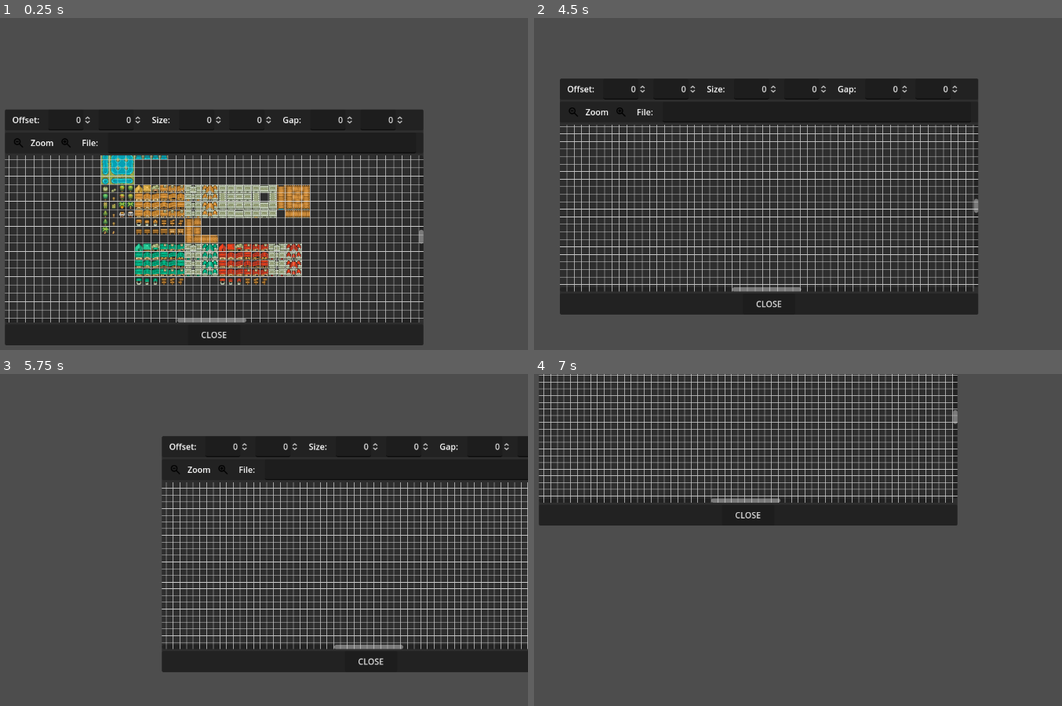
Above: before the commit, frames 1-4 (two rows, left to right).
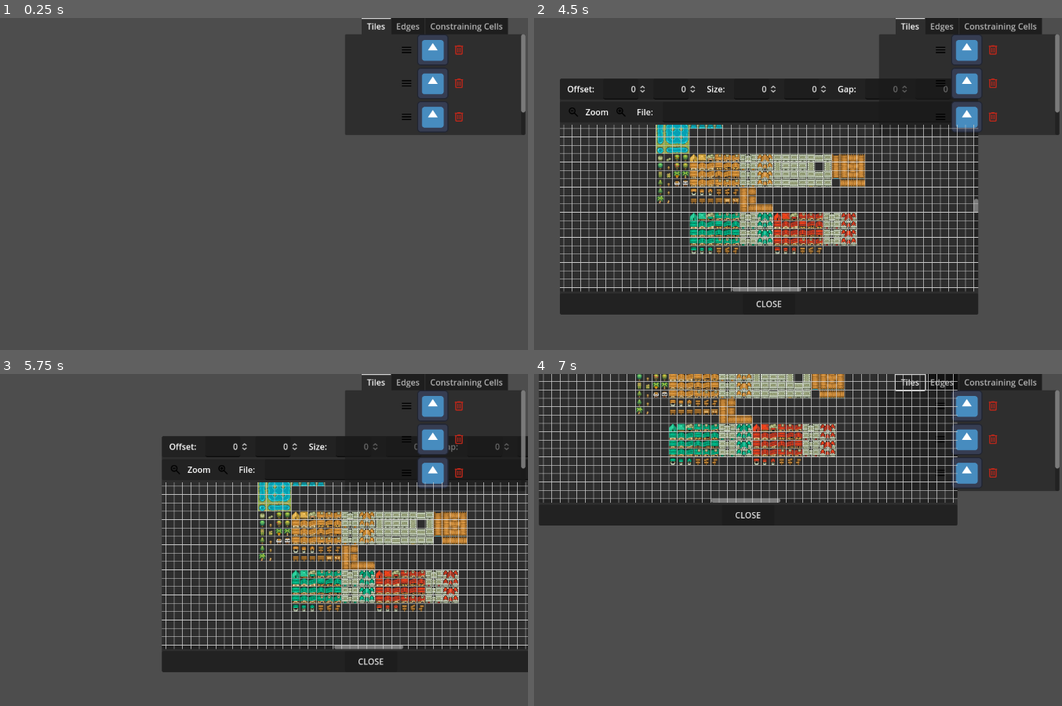
Above: after the commit, the same moments.

Repository: jSiderius/WFC-Engine
Game: Godot game, scene res://wfc editor/scenes/settings.tscn
Same seed, same stepped clock (60 frames per second), same inputs: the game is played once before the commit and once after it. Before the commit the project starts from res://wfc editor/scenes/sprite_splitter.tscn. The engine's default icon, where the game draws it, is replaced by a stand-in: a white triangle on a blue panel in a dark square.
Inputs (mouse positions are in pixels of both pictures, inside the frame that each line leads up to):
- Up to frame 1 (0.25 s): no input
- Up to frame 2 (4.5 s): click (966, 51) at 0.52 s; click (555, 144) at 1.25 s; click (602, 144) at 2 s; click (966, 150) at 2.77 s; click (940, 51) at 3.52 s; tap Enter at 4.25 s; drag from (750, 227) to (808, 134) at 4.27 s
- Up to frame 3 (5.75 s): tap Space at 5 s; drag from (89, 603) to (184, 666) at 5.02 s
- Up to frame 4 (7 s): tap Enter at 5.75 s; move the mouse to (808, 490) at 5.77 s; hold Up (ui_up) 5.78-6.5 s; click (808, 490) at 5.92 s; tap Space at 6.5 s; drag from (718, 666) to (560, 520) at 6.52 s

The runs differ from the first frame. In frame 1, 62% of the frame differs, in the area x 0-100%, y 0-99%; in frame 2, 29%; in frame 3, 25%; in frame 4, 23%.

Commit message:
Added close button to splicer, settings can instantiate splicer

Diff:
--- a/project.godot
+++ b/project.godot
@@ -11,7 +11,7 @@
 [application]
 
 config/name="WFC Engine"
-run/main_scene="res://wfc editor/scenes/sprite_splitter.tscn"
+run/main_scene="res://wfc editor/scenes/settings.tscn"
 config/features=PackedStringArray("4.3", "Forward Plus")
 config/icon="res://icon.svg"
 
--- a/wfc editor/scenes/sprite_splitter.tscn
+++ b/wfc editor/scenes/sprite_splitter.tscn
@@ -1,8 +1,8 @@
 [gd_scene load_steps=7 format=3 uid="uid://cex42gq7xbw5s"]
 
 [ext_resource type="Script" path="res://wfc editor/scripts/sprite_splitter.gd" id="1_l8iva"]
-[ext_resource type="Script" path="res://wfc editor/scenes/main_content_scroll.gd" id="2_dse3f"]
-[ext_resource type="Script" path="res://wfc editor/scenes/spin_box.gd" id="2_lh2kq"]
+[ext_resource type="Script" path="res://wfc editor/scripts/main_content_scroll.gd" id="2_dse3f"]
+[ext_resource type="Script" path="res://wfc editor/scripts/spin_box.gd" id="2_lh2kq"]
 [ext_resource type="Texture2D" uid="uid://6rr65xe0apqa" path="res://wfc editor/assets/zoom_out.svg" id="2_xa3cx"]
 [ext_resource type="Texture2D" uid="uid://64cstv6u4je8" path="res://wfc editor/assets/zoom_in.svg" id="3_53l1h"]
 [ext_resource type="Texture2D" uid="uid://csthmavorccln" path="res://tileset.png" id="5_npxeu"]
@@ -278,10 +278,9 @@
 size_flags_horizontal = 3
 mouse_filter = 2
 
-[node name="Button" type="Button" parent="Panel/VBoxContainer/Footer/HBoxContainer"]
+[node name="Close Button" type="Button" parent="Panel/VBoxContainer/Footer/HBoxContainer"]
 custom_minimum_size = Vector2(100, 0)
 layout_mode = 2
-mouse_filter = 2
 text = "CLOSE
 "
 
@@ -299,3 +298,4 @@
 [connection signal="value_changed" from="Panel/VBoxContainer/Header1/HBoxContainer/GapY" to="Panel" method="_on_gap_y_value_changed"]
 [connection signal="pressed" from="Panel/VBoxContainer/Header2/HBoxContainer/ZoomOutButton" to="Panel" method="_on_zoom_out_button_pressed"]
 [connection signal="pressed" from="Panel/VBoxContainer/Header2/HBoxContainer/ZoomInButton" to="Panel" method="_on_zoom_in_button_pressed"]
+[connection signal="pressed" from="Panel/VBoxContainer/Footer/HBoxContainer/Close Button" to="Panel" method="_on_close_button_pressed"]
--- a/wfc editor/scenes/tile_menu_item.tscn
+++ b/wfc editor/scenes/tile_menu_item.tscn
@@ -25,12 +25,12 @@
 layout_mode = 2
 size_flags_horizontal = 3
 
-[node name="TileMenuItem" type="TextureRect" parent="."]
-custom_minimum_size = Vector2(0, 60)
+[node name="TileSprite" type="TextureButton" parent="."]
+custom_minimum_size = Vector2(60, 60)
 layout_mode = 2
-texture = ExtResource("3_osawk")
-expand_mode = 2
-metadata/_edit_use_anchors_ = true
+texture_normal = ExtResource("3_osawk")
+ignore_texture_size = true
+stretch_mode = 4
 
 [node name="Spacer3" type="Control" parent="."]
 layout_mode = 2
@@ -47,4 +47,5 @@
 size_flags_horizontal = 3
 
 [connection signal="pressed" from="MenuButton" to="." method="_on_menu_button_pressed"]
+[connection signal="pressed" from="TileSprite" to="." method="_on_tile_sprite_pressed"]
 [connection signal="pressed" from="DeleteButton" to="." method="_on_delete_button_pressed"]
--- a/wfc editor/scenes/main_content_scroll.gd
+++ b/wfc editor/scripts/main_content_scroll.gd
@@ -11,12 +11,10 @@
 @onready var sprite = $Sprite
 
 func _ready():
-	# Update the grid whenever you want to change spacing
 	queue_redraw()
 
 func _draw():
 	# Draw custom background color
-	# draw_rect(Rect2(Vector2(0, 0), size), background_color)
 	var i : int = 0
 	var offset : float = 0.0
 	for x in range(sprite.position.x + grid_spacing_offset.x - grid_spacing_size.x, size.x, grid_spacing_size.x):
--- a/wfc editor/scripts/sprite_splitter.gd
+++ b/wfc editor/scripts/sprite_splitter.gd
@@ -99,3 +99,8 @@
 func _on_gap_y_value_changed(value: float) -> void:
 	main_content.grid_spacing_gap.y = value
 	main_content.queue_redraw()
+
+
+func _on_close_button_pressed() -> void:
+	print("end")
+	get_parent().queue_free()
--- a/wfc editor/scripts/tile_menu_item.gd
+++ b/wfc editor/scripts/tile_menu_item.gd
@@ -1,7 +1,12 @@
 extends HBoxContainer
 
+@onready var tile_splicer : PackedScene = preload("res://wfc editor/scenes/sprite_splitter.tscn")
 func _on_delete_button_pressed() -> void:
 	queue_free()
 
 func _on_menu_button_pressed() -> void:
 	pass # Replace with function body.
+
+func _on_tile_sprite_pressed() -> void:
+	var new_splicer = tile_splicer.instantiate()
+	get_tree().root.get_child(0).add_child(new_splicer)
Renamed: wfc editor/scenes/spin_box.gd -> wfc editor/scripts/spin_box.gd
Not shown, changed: .DS_Store
Not shown, changed: wfc editor/.DS_Store
